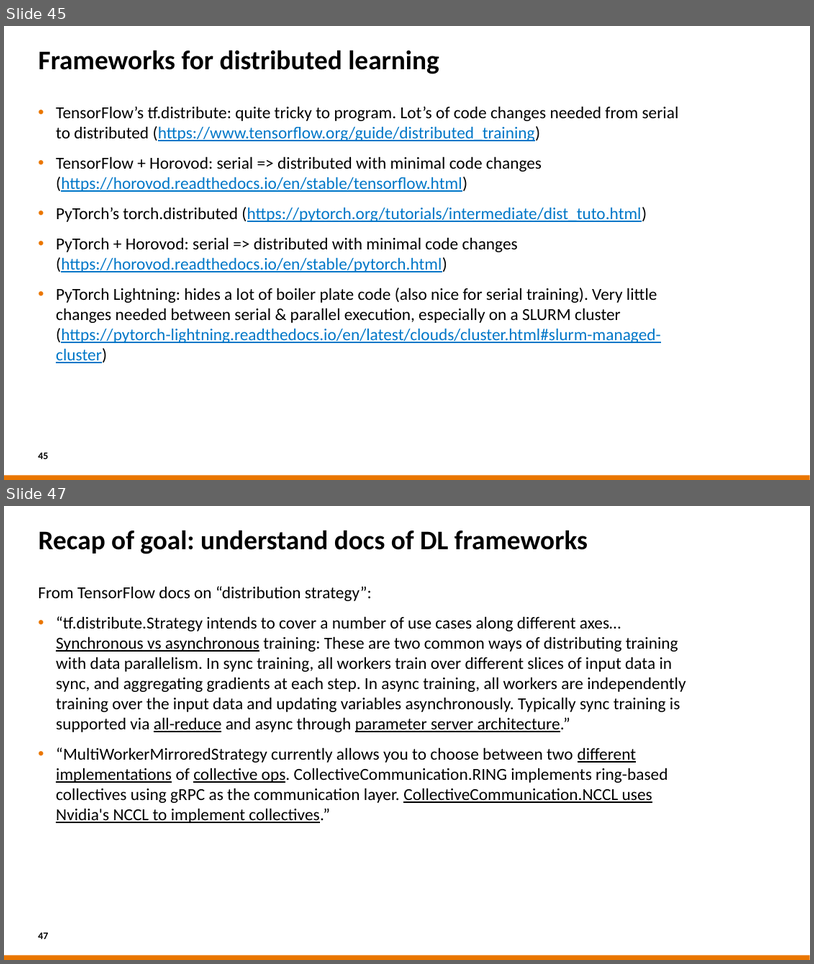
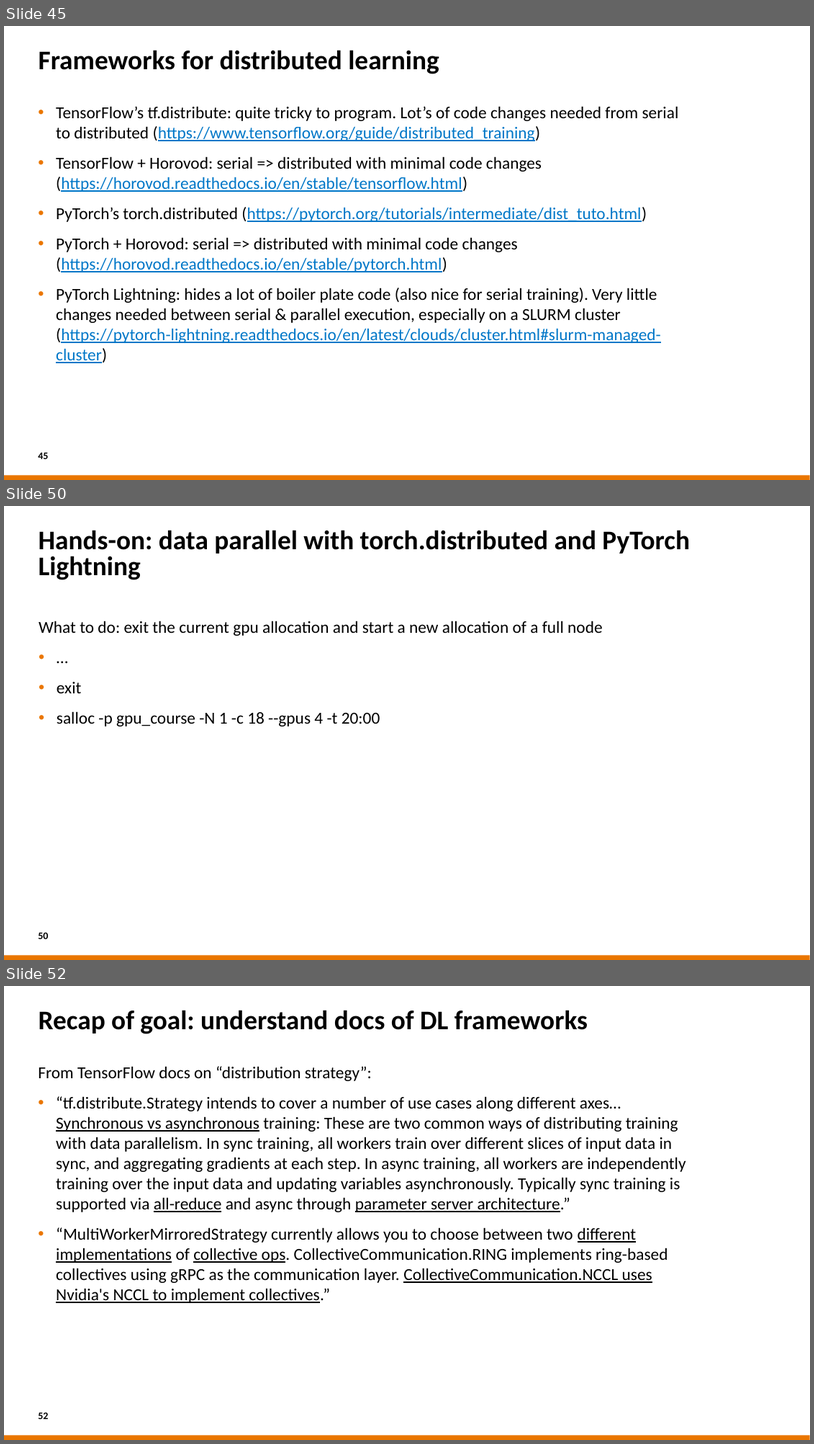
Before and after one commit to sara-nl/MLonHPC_May2023, a slide deck: Parallel_Computing_for_DL.pptx. Shown one above the other, each under a label of ours: slides 45 and 47 before the commit, slides 45, 50 and 52 after it; the slides between them are not shown. The pictures are 814x964 and 814x1444 pixels, drawn with LibreOffice and Linux fonts; fonts in the diff are those of the drawing; background and template pictures are left out. Boxes give left, top, right and bottom in pixels: in the first picture for what was removed or moved away, otherwise in the second. Text is boxed around its words. In the diff, an @@ line names an element or a change of style, - is before the commit and + after.

Commit message:
add a few slides for hands-on

```diff
--- a/Parallel_Computing_for_DL.pptx
+++ b/Parallel_Computing_for_DL.pptx
@@ slide 50 added at [4, 506, 810, 960], background #FFFFFF; not listed: 1 template element that a slide beside it also shows @@
@@ title added at [39, 530, 690, 580], 32 pt, text #000000, bold @@
+Hands-on: data parallel with torch.distributed and PyTorch Lightning
@@ text added at [39, 620, 602, 726], 20 pt, text #000000 @@
+What to do: exit the current gpu allocation and start a new allocation of a full node
+• …
+• exit
+• salloc -p gpu_course -N 1 -c 18 --gpus 4 -t 20:00
@@ page number added at [38, 932, 48, 939], 12 pt, text #000000, bold @@
+50
@@ what was slide 47 is now slide 52 @@
@@ page number at [38, 1412, 48, 1419]: text changed @@
-47
+52
```
Also in this commit, not shown: 2 slides changed, 4 other slides added.
